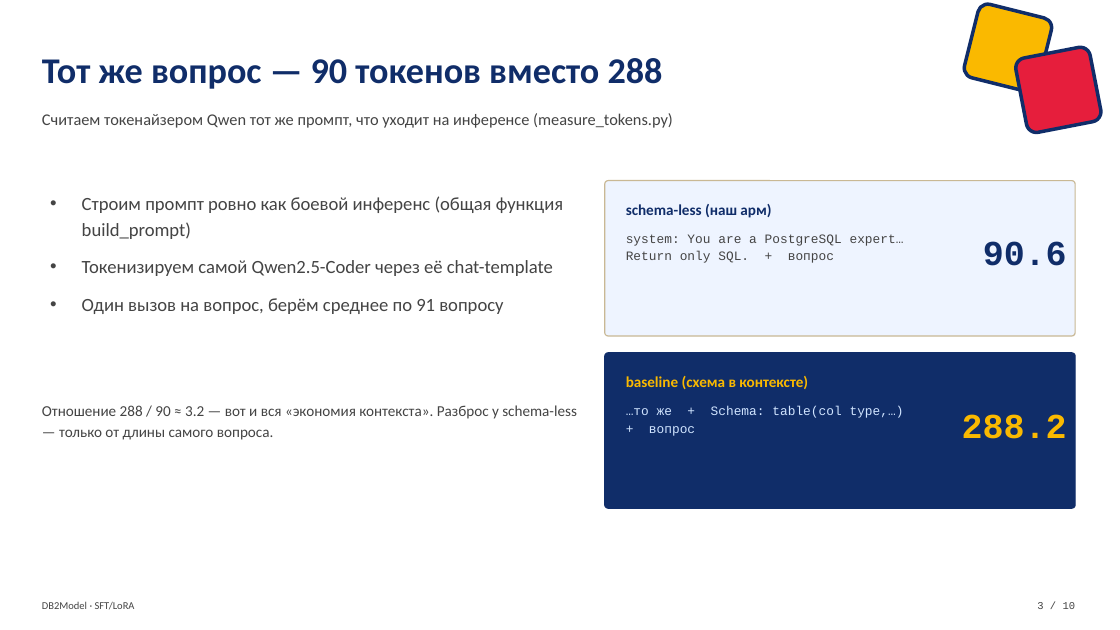
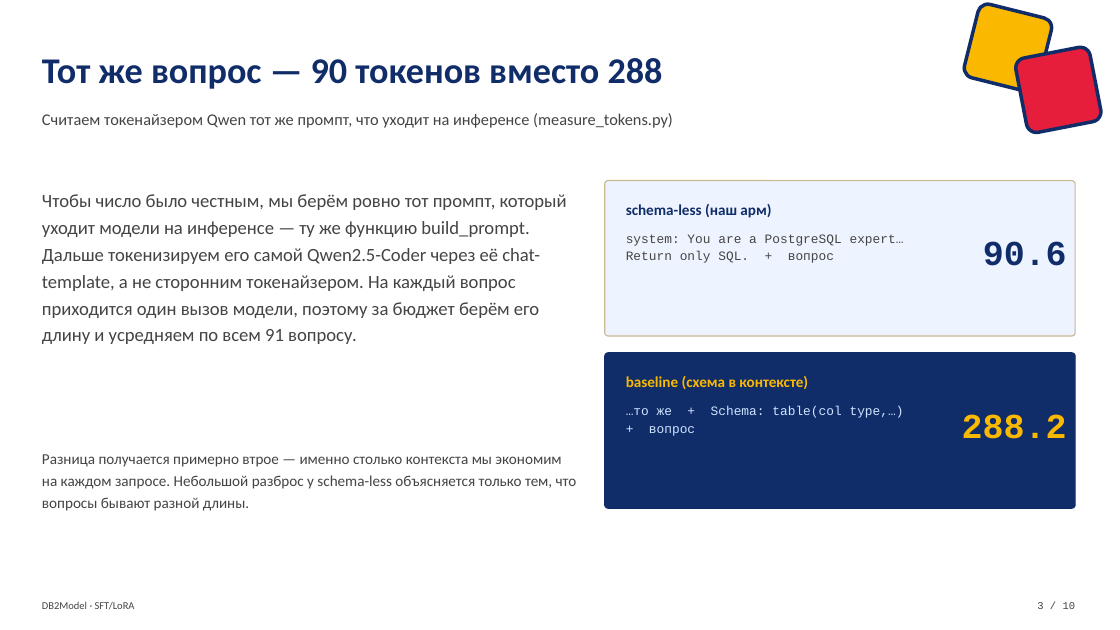
Before and after one commit to VladimirPozdeev06/db2model_lora, a slide deck: slide 3 of db2model/DB2Model_SFT_LoRA_defense.pptx. Drawn at 1120x630 pixels with LibreOffice and Linux fonts; fonts in the diff are those of the drawing. Boxes give left, top, right and bottom in pixels: in the first picture for what was removed or moved away, otherwise in the second. Text is boxed around its words. In the diff, an @@ line names an element or a change of style, - is before the commit and + after.

```diff
--- a/db2model/DB2Model_SFT_LoRA_defense.pptx
+++ b/db2model/DB2Model_SFT_LoRA_defense.pptx
@@ text at box(42, 194, 567, 344): text changed @@
-• Строим промпт ровно как боевой инференс (общая функция build_prompt)
-• Токенизируем самой Qwen2.5-Coder через её chat-template
-• Один вызов на вопрос, берём среднее по 91 вопросу
+Чтобы число было честным, мы берём ровно тот промпт, который уходит модели на инференсе — ту же функцию build_prompt. Дальше токенизируем его самой Qwen2.5-Coder через её chat-template, а не сторонним токенайзером. На каждый вопрос приходится один вызов модели, поэтому за бюджет берём его длину и усредняем по всем 91 вопросу.
@@ text at box(42, 454, 577, 511): text changed @@
-Отношение 288 / 90 ≈ 3.2 — вот и вся «экономия контекста». Разброс у schema-less — только от длины самого вопроса.
+Разница получается примерно втрое — именно столько контекста мы экономим на каждом запросе. Небольшой разброс у schema-less объясняется только тем, что вопросы бывают разной длины.
```
Also in this commit, not shown: 3 other slides changed, 1 other file.
